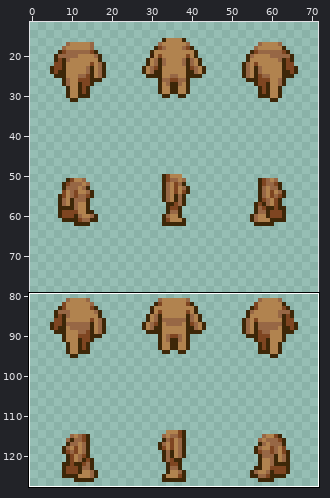
Two versions of one sprite sheet, spriteData/11/adult/8.gif. Above, an overview of the earlier version with the close-up marked.
Close-up. Earlier state:
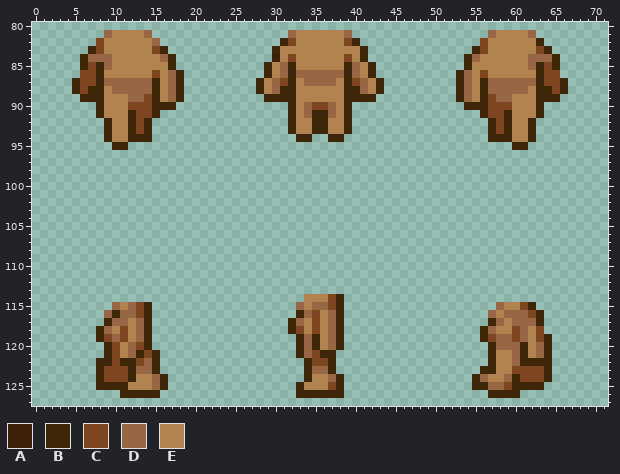
The file is 72x128 pixels. Colours within 5 levels of each other are drawn and written as one. Shown: x 0..71, y 80..127. The wide view leaves out empty margins. The commit also changed other parts of the picture, which this record leaves out.
Palette (. is transparent): A #3d2008  B #3d2708  C #7e4521  D #976745  E #b1834f
Pixels before (only the part around the change), first column x 2:
 80 ....................................................................
 81 .......DEEEED.................DEEEEEED.................DEEEED.......
 82 ......CEEEEEED...............BCEEEEEECB...............CEEEEEEB......
 83 .....BCEEEEEECB.............BEEEEEEEEEEB.............BCEEEEEECB.....
 84 ....BDDDEEEEEEDB............AECEEEEEECEB............BDEEEEEEDDDB....
 85 ....BCBDEEEEEEEB...........BEDBEEEEEEBDEB...........BEEEEEEEDBCB....
 86 ....CCBEEEEEECEDB..........BEDBDDDDDDBDEB..........BDECEEEEEEBCC....
 87 ...BCCBDDDDDDBEDB.........BEDCBEDDDDEBCDEB.........BDEBDDDDDDBCCB...
 88 ...BCBBEDDDDDBEDB.........BEDBBEEEEEEBBDEB.........BDEBDDDDDEBBCB...
 89 ....BBBEEEDDCBEDB..........BBBBEEEEEEBBBB..........BDEBCDDEEEBBB....
 90 ......BEEECCCBBB..............BEDCCDEB..............BBBCCCEEEB......
 91 ......BEEEBCCB................BEDBBDEB................BCCBEEEB......
 92 .......BEEBCB.................BEEBBEEB.................BCBEEB.......
 93 .......BEEBCB.................BEEBBEEB.................BCBEEB.......
 94 .......BEEBBB..................BB..BB..................BBBEEB.......
 95 ........BB................................................BB........
 96 ....................................................................
 97 ....................................................................
 98 ....................................................................
 99 ....................................................................
100 ....................................................................
101 ....................................................................
102 ....................................................................
103 ....................................................................
104 ....................................................................
105 ....................................................................
106 ....................................................................
107 ....................................................................
108 ....................................................................
109 ....................................................................
110 ....................................................................
111 ....................................................................
112 ....................................................................
113 ....................................................................
114 ................................EEECB...............................
115 ........DEDCB..................DEDDCB...................DEECB.......
116 .......DBDDCB..................BDCEDB..................DEDDDCB......
117 .......BDDEDB.................BDECEDB..................BDEDDDB......
118 ......BDECEDB.................BCECEDB.................BDEECDEC......
119 ......BCDCEDB..................BDBEDB.................BCDDCDECB.....
120 .......BCEDCB..................BDBEDB..................BDDDBEDB.....
121 .......BCEDBCB.................BDCBB...................BEEDBEDB.....
122 ......BBCBBCDB..................BCCB...................BEEDBBBB.....
123 ......BCCCBDDB..................BDDB..................BBEECCCCB.....
124 ......BCCCBEEDB.................BEEDB................BDEEDBCCCB.....
125 ......BBBBEEEDB................BEEECB................BBDDCBBBB......
126 .........BBBBB.................BBBBBB..................BBBB.........
127 ....................................................................
After:
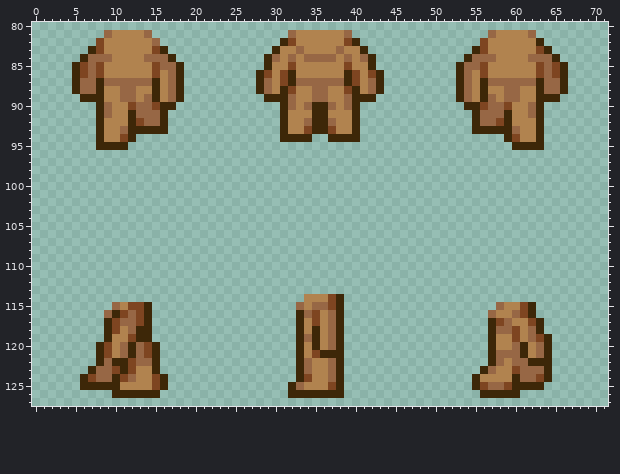
From old to new:
Changed rows in their new state; - is an unchanged pixel.
first column x 5:
 83 ----------------------------D----D----------------------------
 84 ---------DD-------------BD-D-DDDD-D-DB-------------DD---------
 85 BCDCE-----CDDB------------EC------CE------------BDDC-----ECDCB
 86 B-DC-------------------BC-C-EEEEEE-C-CB-------------------CD-B
 87 -DD---------------------DE--D----D--ED---------------------DD-
 88 -DD--E--EE--------------DE-C--DD--C-ED--------------EE--E--DD-
 89 ------D-ED-----------------D--DD--D-----------------DE-D------
 90 ----D---DDC---------------BD--BB--DB---------------CDD---D----
 91 ----D---DDDB--------------BE-E--E-EB--------------BDDD---D----
 92 ---BE----DDB--------------BE-D--D-EB--------------BDD----EB---
 93 ---BE-D-B-BB--------------BE-C--C-EB--------------BB-B-D-EB---
 94 ---BE-C-..----------------BB------BB----------------..-C-EB---
 95 ---BB----------------------------------------------------BB---
first column x 6:
115 ------C---------------------------------------------------
116 -----C-----------------------------------------------E-CB.
117 ----C-DC------------------.B------------------------CDEEC-
118 --.BCEDB------------------.B-B--------------------.BDD-EDB
119 --.BEECB------------------------------------------.BEE-ED-
120 --BCEDBDCB------------------E-----------------------EE----
121 --BCEDBD--------------------E---B-------------------DD----
122 ---DB-CD-------------------BDEEDB-------------------D--D--
123 -BDD-BCEE------------------BDEEDB------------------D---DDD
124 BCDDB-D--C-----------------BC---------------------E--E-DD-
125 BB---E---C----------------BD----------------------C-------
126 ----B---------------------B-----------------------B-------
Pixel boxes of the changes (left, top, right, bottom) in both close-ups:
changed: (256, 46, 384, 142)
changed: (72, 54, 184, 150)
changed: (456, 54, 568, 150)
changed: (80, 302, 160, 398)
changed: (480, 310, 544, 398)
changed: (288, 318, 344, 398)
